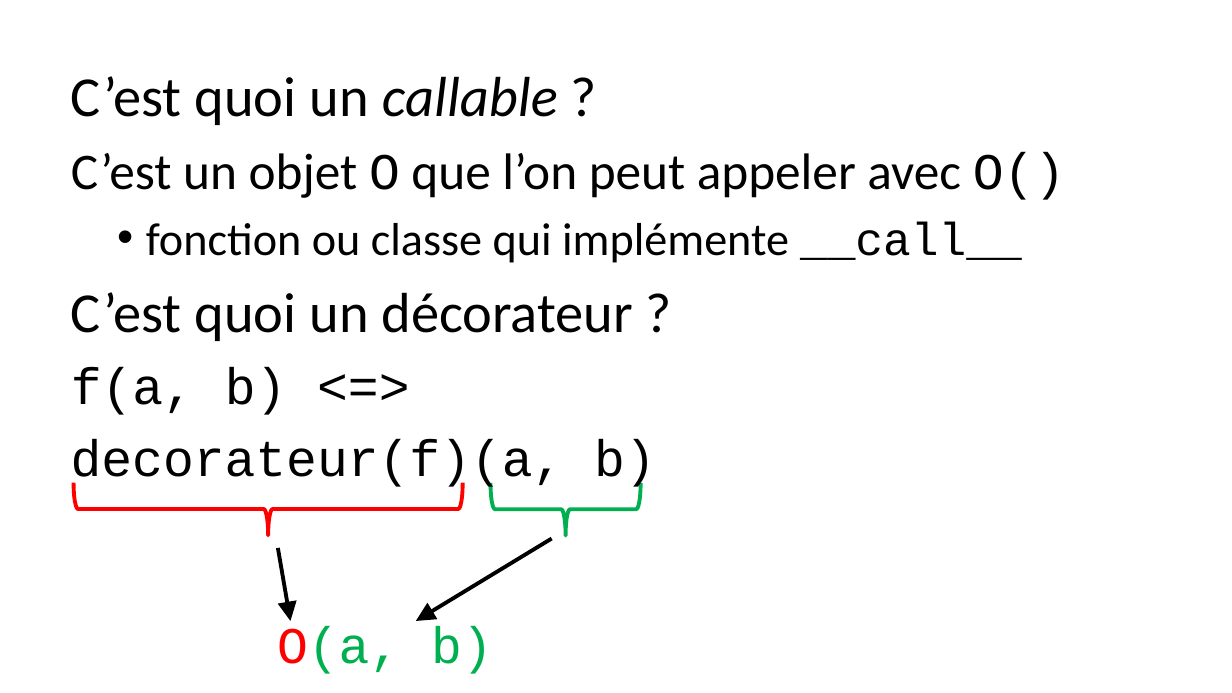
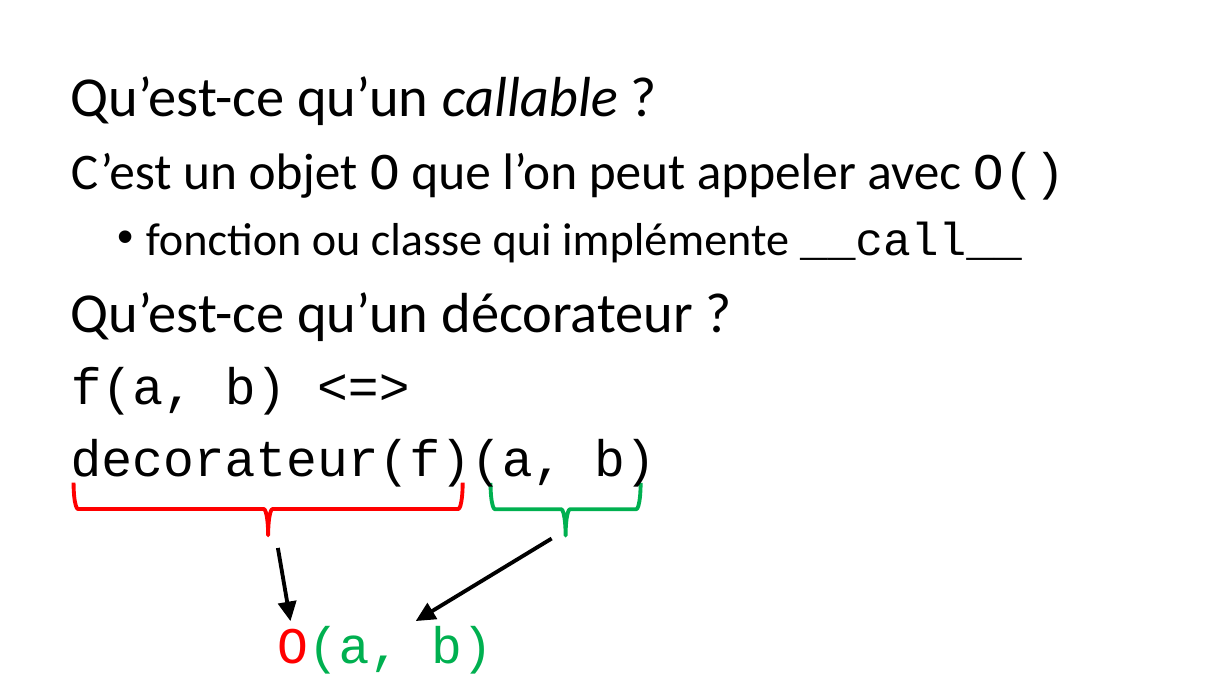
Before and after one commit to parmentelat/flotpython-archive, a slide deck: slide 4 of semaine7/CO12AL-W7-VIDEO02-SLIDE01.pptx. Drawn at 1232x693 pixels with LibreOffice and Linux fonts; fonts in the diff are those of the drawing. Boxes give left, top, right and bottom in pixels: in the first picture for what was removed or moved away, otherwise in the second. Text is boxed around its words. In the diff, an @@ line names an element or a change of style, - is before the commit and + after.

```diff
--- a/semaine7/CO12AL-W7-VIDEO02-SLIDE01.pptx
+++ b/semaine7/CO12AL-W7-VIDEO02-SLIDE01.pptx
@@ text at [71, 76, 618, 125]: text changed @@
-C’est quoi un callable ?
+Qu’est-ce qu’un callable ?
@@ text at [71, 292, 693, 341]: text changed @@
-C’est quoi un décorateur ?
+Qu’est-ce qu’un décorateur ?
```
Also in this commit, not shown: 2 other slides changed, 1 other file.
